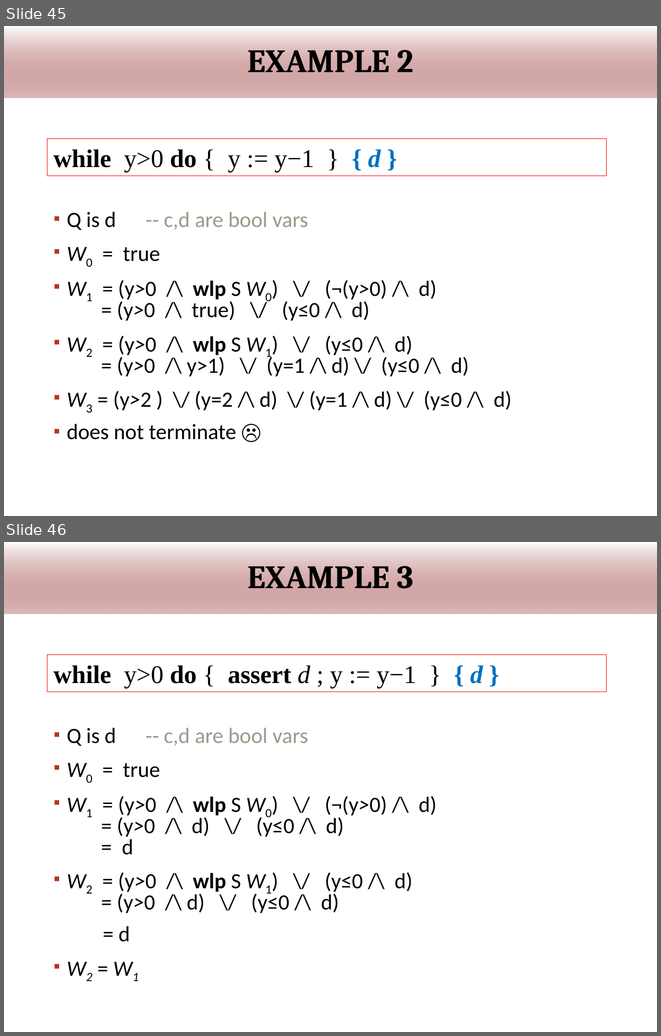
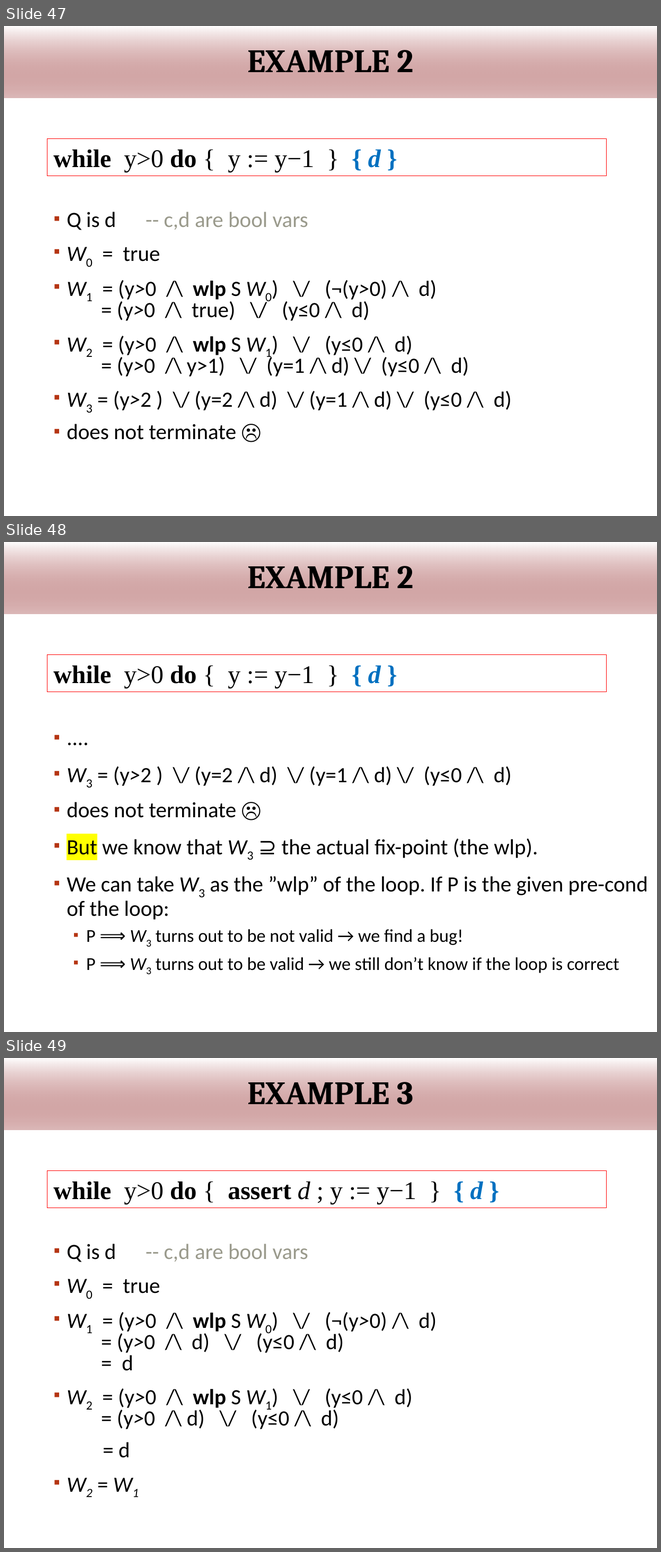
Before and after one commit to wooshrow/infopv, a slide deck: slides/PV_hoare.pptx. Shown one above the other, each under a label of ours: slides 45 and 46 before the commit, slides 47, 48 and 49 after it. The pictures are 661x1036 and 661x1552 pixels, drawn with LibreOffice and Linux fonts; fonts in the diff are those of the drawing; background and template pictures are left out. Boxes give left, top, right and bottom in pixels: in the first picture for what was removed or moved away, otherwise in the second. Text is boxed around its words. In the diff, an @@ line names an element or a change of style, - is before the commit and + after.

```diff
--- a/slides/PV_hoare.pptx
+++ b/slides/PV_hoare.pptx
@@ slide 48 added at bbox=[4, 542, 657, 1032], background #FFFFFF; not listed: 1 template element that a slide beside it also shows @@
@@ title added at bbox=[4, 542, 657, 614], fill gradient #FFFFFF to #7F0000, 36 pt, text #000000, bold @@
+EXAMPLE 2
@@ rectangle added at bbox=[47, 654, 607, 691], outline #FF0000 0.75 pt, 28 pt, text #000000 @@
+while y>0 do { y := y−1 } { d }
@@ text added at bbox=[67, 766, 648, 973], 24 pt, text #000000 @@
+▪ ....
+▪ W3 = (y>2 ) \/ (y=2 /\ d) \/ (y=1 /\ d) \/ (y≤0 /\ d)
+▪ does not terminate ☹
+▪ But we know that W3 ⊇ the actual fix-point (the wlp).
+▪ We can take W3 as the ”wlp” of the loop. If P is the given pre-cond of the loop:
+  ▪ P ⟹ W3 turns out to be not valid → we find a bug!
+  ▪ P ⟹ W3 turns out to be valid → we still don’t know if the loop is correct
@@ page number added at bbox=[610, 990, 645, 1016], 11 pt, text #FFFFFF, bold @@
+48
@@ what was slide 45 is now slide 47 @@
@@ what was slide 46 is now slide 49 @@
```
Also in this commit, not shown: 11 slides changed, 2 other slides added, 2 other files.
